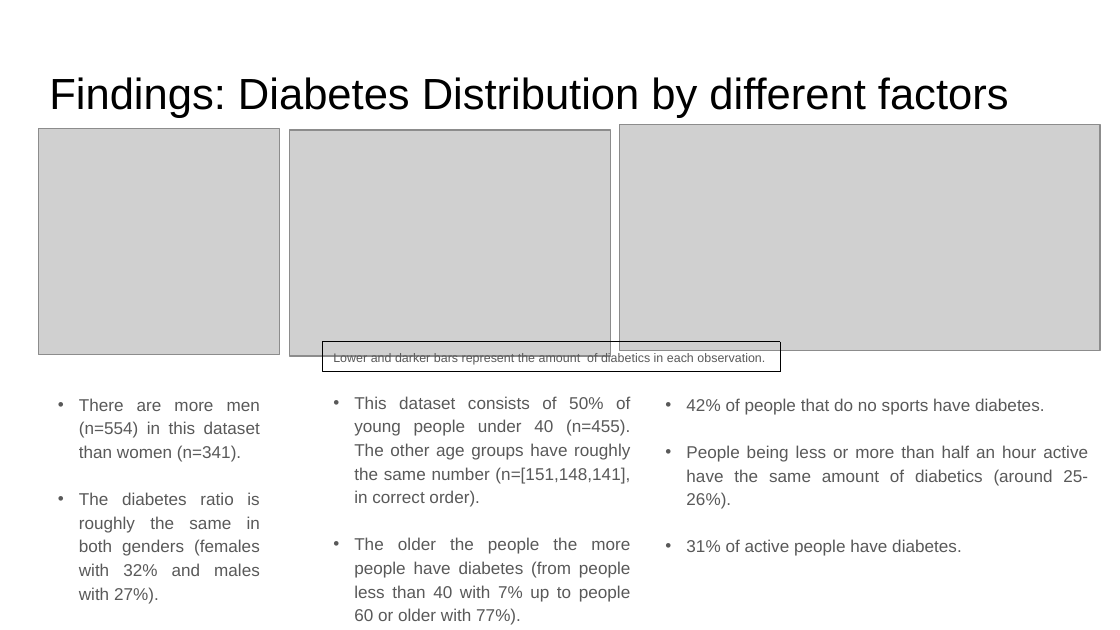
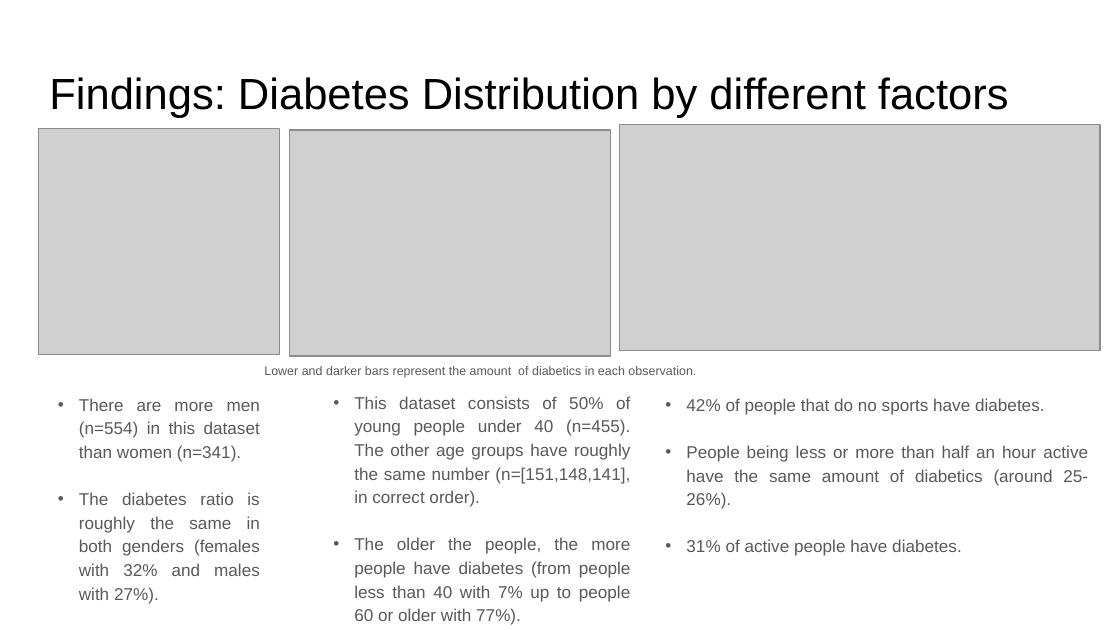
Before and after one commit to an-m-t/EDX-Final-Project-Week, a slide deck: slide 9 of Diabetes_Presentation.pptx. Drawn at 1120x630 pixels with LibreOffice and Linux fonts; fonts in the diff are those of the drawing; grey boxes stand for pictures. Boxes give left, top, right and bottom in pixels: in the first picture for what was removed or moved away, otherwise in the second. Text is boxed around its words. In the diff, an @@ line names an element or a change of style, - is before the commit and + after.

```diff
--- a/Diabetes_Presentation.pptx
+++ b/Diabetes_Presentation.pptx
@@ text "Lower and darker bars represent ...": place and size @@
-text "Lower and darker bars represent ..." at [323, 342, 781, 372]
+text "Lower and darker bars represent ..." at [264, 366, 696, 378]
@@ text "Lower and darker bars represent ..." at [264, 366, 696, 378]: outline #000000 0.25 pt dashed to none @@
@@ text at [354, 537, 630, 602]: text changed @@
-• The older the people the more people have diabetes (from people less than 40 with 7% up to people 60 or older with 77%).
+• The older the people, the more people have diabetes (from people less than 40 with 7% up to people 60 or older with 77%).
```
Also in this commit, not shown: 10 other slides changed.
